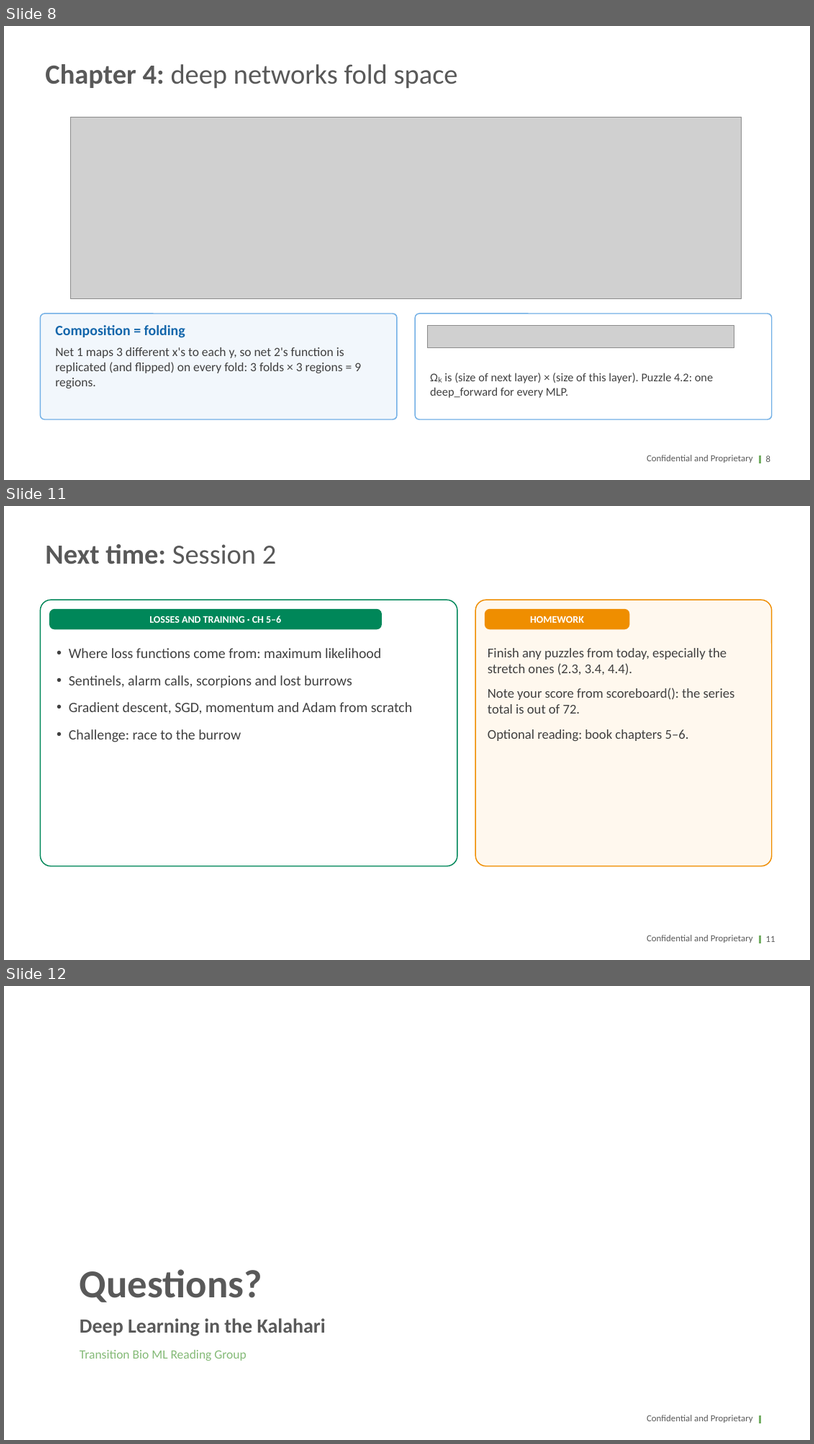
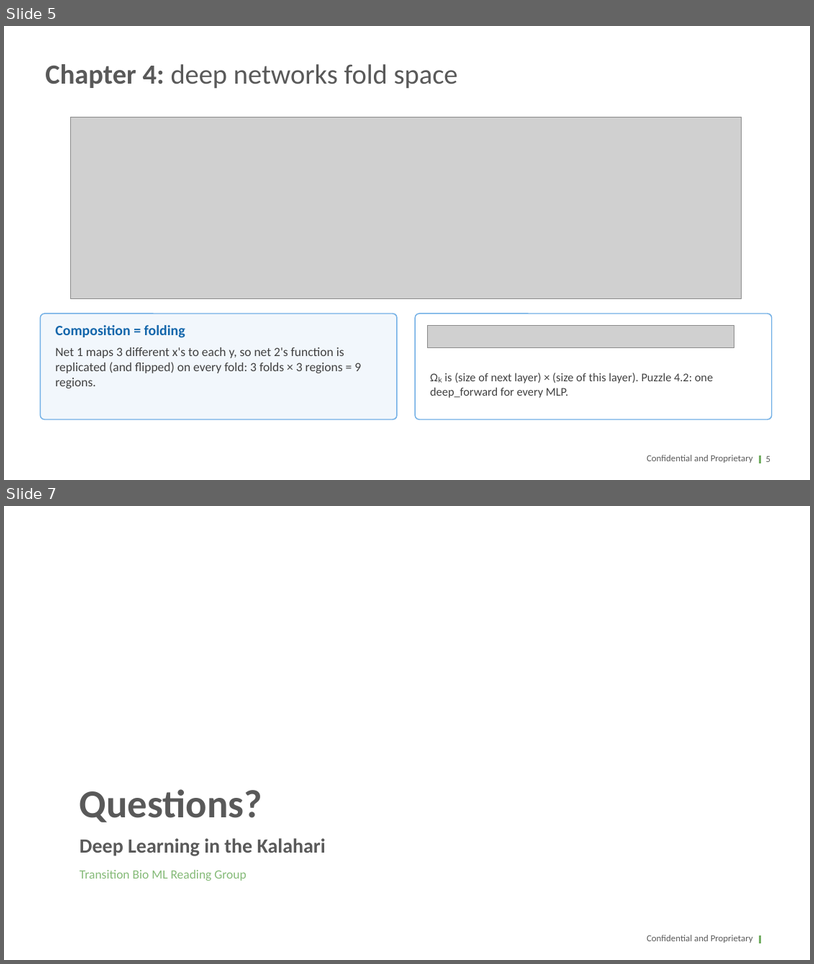
Before and after one commit to transitionbio/udl-ch1-8-tutorial, a slide deck: slides/TBio_UDL_S1_Models_Ch1-4.pptx. Shown one above the other, each under a label of ours: slides 8, 11 and 12 before the commit, slides 5 and 7 after it; the slides between them are not shown. The pictures are 814x1444 and 814x964 pixels, drawn with LibreOffice and Linux fonts; fonts in the diff are those of the drawing; grey boxes stand for pictures; background and template pictures are left out. Boxes give left, top, right and bottom in pixels: in the first picture for what was removed or moved away, otherwise in the second. Text is boxed around its words. In the diff, an @@ line names an element or a change of style, - is before the commit and + after.

```diff
--- a/slides/TBio_UDL_S1_Models_Ch1-4.pptx
+++ b/slides/TBio_UDL_S1_Models_Ch1-4.pptx
@@ slide 11 removed at (x1=4, y1=506, x2=810, y2=960), background #FFFFFF; not listed: 3 template elements that a slide beside it also shows @@
@@ title removed at (x1=45, y1=544, x2=276, y2=564) @@
-Next time: Session 2
@@ rounded rectangle removed at (x1=40, y1=600, x2=458, y2=866) @@
@@ rounded rectangle removed at (x1=49, y1=609, x2=382, y2=629) @@
-LOSSES AND TRAINING · CH 5–6
@@ rounded rectangle removed at (x1=476, y1=600, x2=772, y2=866) @@
@@ rounded rectangle removed at (x1=485, y1=609, x2=630, y2=629) @@
-HOMEWORK
@@ text removed at (x1=69, y1=648, x2=412, y2=742) @@
-• Where loss functions come from: maximum likelihood
-• Sentinels, alarm calls, scorpions and lost burrows
-• Gradient descent, SGD, momentum and Adam from scratch
-• Challenge: race to the burrow
@@ text removed at (x1=488, y1=648, x2=736, y2=741) @@
-Finish any puzzles from today, especially the stretch ones (2.3, 3.4, 4.4).
-Note your score from scoreboard(): the series total is out of 72.
-Optional reading: book chapters 5–6.
@@ page number removed at (x1=766, y1=936, x2=776, y2=942) @@
-11
@@ what was slide 8 is now slide 5 @@
@@ page number at (x1=766, y1=456, x2=771, y2=462): text changed @@
-8
+5
@@ what was slide 12 is now slide 7 @@
```
Also in this commit, not shown: 1 slide changed, 4 other slides removed, 9 other files.
